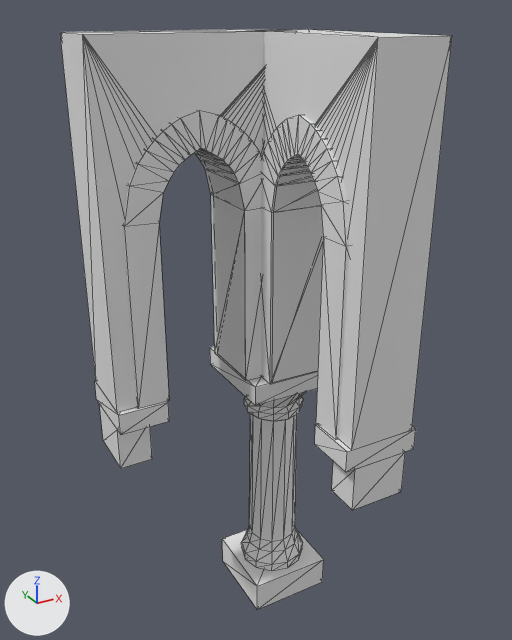
An edit to the glTF model assets/kit/dressing/gallery_column_corner.glb, drawn before and after from the same camera.
Before and after are seen from a 50 mm lens placed at (-2.14, -3.65, 3.96), pointed at (-0.3, -0.3, 2.28). The axes (+X, +Y, +Z) are drawn at lower left. The lights are the same throughout. The picture after the commit comes second. Mesh edges are drawn as thin lines. Where no turn or scale is listed for an object, it has been applied to the vertices. Vertices at exactly the same position are counted once.

Objects in the first picture: 'gallery_column_corner__column-col', 'gallery_column_corner__responds', 'gallery_column_corner__spandrels-col', 'gallery_column_corner__voussoirs'.
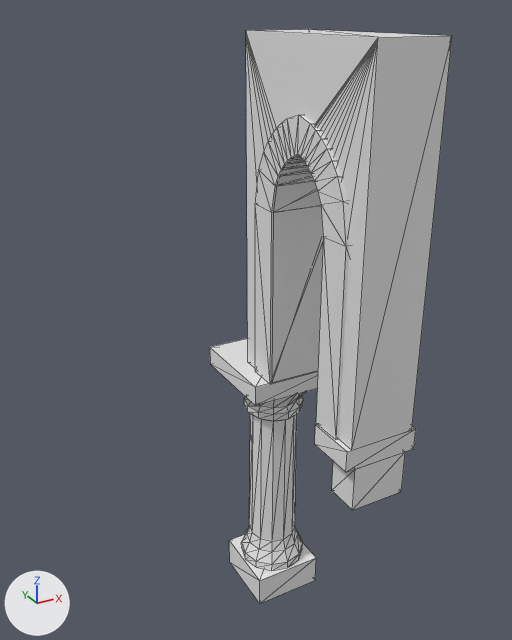
Pixel boxes (x1, y1, x2, y2) of what changed, in the pictures (512 x 640 px; the box of a moved part takes in the faces that stretch with it):
'gallery_column_corner__spandrels-col', reshaped (47% narrower)
    before: (60, 29, 452, 450)
    after: (246, 29, 452, 450)
'gallery_column_corner__voussoirs', reshaped
    before: (123, 110, 349, 440)
    after: (255, 114, 349, 440)
'gallery_column_corner__column-col', reshaped
    before: (210, 346, 324, 610)
    after: (210, 338, 318, 604)
'gallery_column_corner__responds', reshaped
    before: (95, 381, 416, 510)
    after: (315, 424, 416, 510)
part 1 of me_gallery_column_corner__column_col, moved or reshaped
    before: (222, 529, 324, 610)
    after: (229, 535, 316, 604)
part 2 of me_gallery_column_corner__responds, deleted
    before: (95, 381, 169, 434)
part 3 of me_gallery_column_corner__responds, deleted
    before: (99, 404, 152, 468)
part 4 of me_gallery_column_corner__spandrels_col, deleted
    before: (60, 29, 290, 413)
part 5 of me_gallery_column_corner__voussoirs, deleted
    before: (123, 110, 262, 409)

What the commit changed:
me_gallery_column_corner__column_col has 126 vertices, 240 faces and spans x -0.32..0.32, y -0.32..0.32, z 0.0..1.85.
me_gallery_column_corner__column_col is used by ob_gallery_column_corner__column_col; location (0.0, 0.0, 0.0).
me_gallery_column_corner__column_col part 1: the loose piece of 8 vertices spanning x -0.28..0.28, y -0.28..0.28, z 0.0..0.22 is scaled about its middle by (0.857, 0.857, 1).
me_gallery_column_corner__responds is used by ob_gallery_column_corner__responds; location (0.0, 0.0, 0.0).
me_gallery_column_corner__responds had 32 vertices, 48 faces and spanned x -1.15..0.23, y -1.15..0.23, z 1.45..1.85.
me_gallery_column_corner__responds now has 16 vertices, 24 faces and spans x -0.23..0.23, y -1.15..-0.85, z 1.45..1.85.
me_gallery_column_corner__responds part 2: the loose piece of 8 vertices spanning x -1.15..-0.85, y -0.23..0.23, z 1.72..1.85 is deleted.
me_gallery_column_corner__responds part 3: the loose piece of 8 vertices spanning x -1.15..-0.95, y -0.17..0.17, z 1.45..1.72 is deleted.
me_gallery_column_corner__spandrels_col is used by ob_gallery_column_corner__spandrels_col; location (0.0, 0.0, 0.0).
me_gallery_column_corner__spandrels_col had 92 vertices, 176 faces and spanned x -1.15..0.2, y -1.15..0.2, z 1.85..3.85.
me_gallery_column_corner__spandrels_col now has 46 vertices, 88 faces and spans x -0.2..0.2, y -1.15..0.0, z 1.85..3.85.
me_gallery_column_corner__spandrels_col part 4: the loose piece of 46 vertices spanning x -1.15..0.0, y -0.2..0.2, z 1.85..3.85 is deleted.
me_gallery_column_corner__voussoirs is used by ob_gallery_column_corner__voussoirs; location (0.0, 0.0, 0.0).
me_gallery_column_corner__voussoirs had 152 vertices, 296 faces and spanned x -1.03..0.22, y -1.03..0.22, z 1.85..3.48.
me_gallery_column_corner__voussoirs now has 76 vertices, 148 faces and spans x -0.22..0.22, y -1.03..-0.14, z 1.85..3.48.
me_gallery_column_corner__voussoirs part 5: the loose piece of 76 vertices spanning x -1.03..-0.14, y -0.22..0.22, z 1.85..3.48 is deleted.
